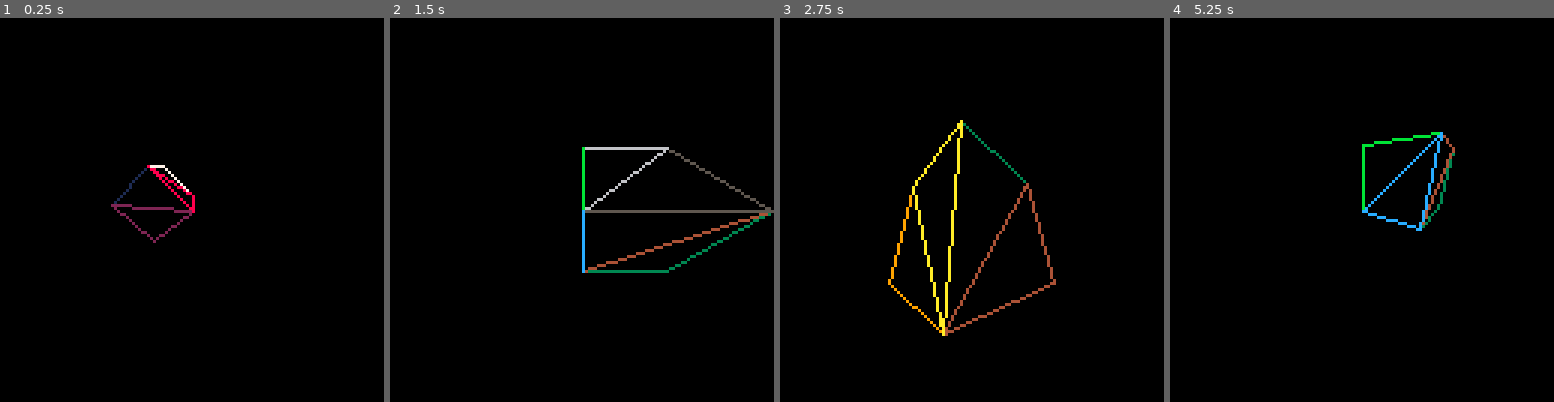
Above: before the commit, frames 1-4 (left to right).
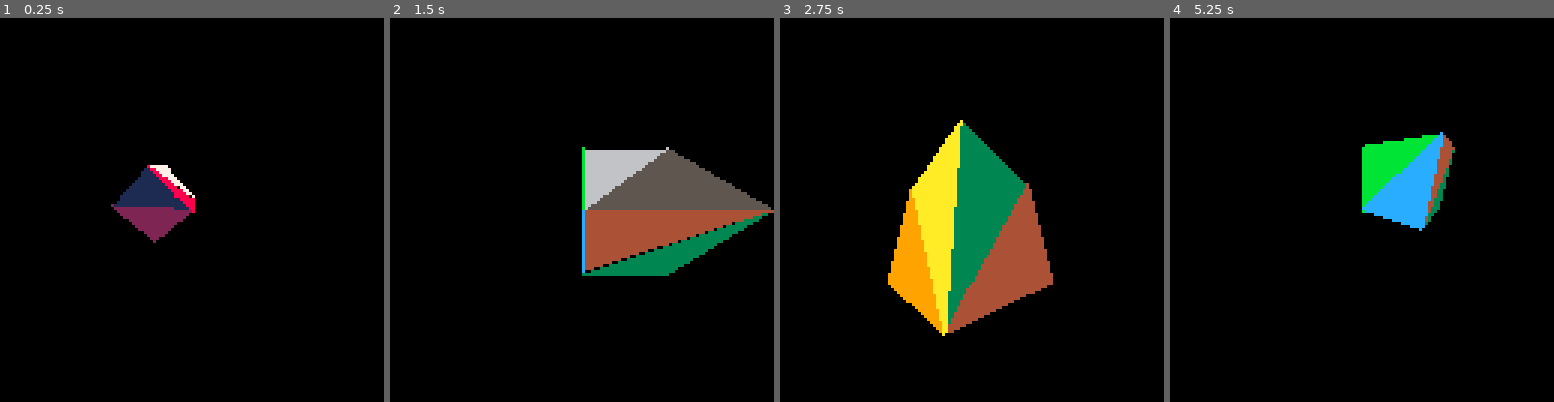
Above: after the commit, the same moments.

Repository: RicoP/picowiese
Game: PICO-8 cartridge 3d.p8
The game is run twice, just before and just after one commit, with the same random seed, the same clock (stepped at 60 frames per second) and the same inputs.
Inputs:
- Up to frame 1 (0.25 s): no input
- Up to frame 2 (1.5 s): no input
- Up to frame 3 (2.75 s): no input
- Up to frame 4 (5.25 s): no input

The runs differ from the first frame. In frame 1, 2.1% of the frame differs, in the area x 29-51%, y 38-58%; in frame 2, 11%; in frame 3, 14%, in the area x 28-72%, y 28-83%; in frame 4, 3.9%.

Commit message:
add graphics context and fix tri fill glitches

Diff:
--- a/3d.p8
+++ b/3d.p8
@@ -3,9 +3,14 @@
 __lua__
 --globals
 local cnear = .1
-local cfar  = 1000
+local cfar  = 100
 local cfov  = 60
 local frame = 0
+
+--graphics context
+local gcx = {
+ fill = true
+}
 
 --math
 function tan(a) return
@@ -170,11 +175,14 @@
 end
 
 function draw_tri(tri, c)
- --fill_tri(tri.p[3],tri.p[2],tri.p[1],c)
  color(c)
- line(tri.p[1].x,tri.p[1].y,tri.p[2].x,tri.p[2].y)
- line(tri.p[2].x,tri.p[2].y,tri.p[3].x,tri.p[3].y)
- line(tri.p[3].x,tri.p[3].y,tri.p[1].x,tri.p[1].y)
+ if gcx.fill then
+  fill_tri(tri.p[1],tri.p[2],tri.p[3])
+ else
+  line(tri.p[1].x,tri.p[1].y,tri.p[2].x,tri.p[2].y)
+  line(tri.p[2].x,tri.p[2].y,tri.p[3].x,tri.p[3].y)
+  line(tri.p[3].x,tri.p[3].y,tri.p[1].x,tri.p[1].y)
+ end
 end
 
 --http://www.sunshine2k.de/coding/java/trianglerasterization/trianglerasterization.html?source=post_page-----7acf535cd125----------------------
@@ -201,7 +209,7 @@
  local curx1 = v3x
  local curx2 = v3x
 
- local int scanliney = v3y
+ local scanliney = v3y
  while scanliney > v1y do
   line(curx1, scanliney, curx2, scanliney);
   curx1 -= invslope1
@@ -210,21 +218,25 @@
  end
 end
 
-function fill_tri(v1,v2,v3, c)
- color(c)
+function fill_tri(v1,v2,v3)
  --sort tris top to bottom
  if v1.y>v2.y then v1,v2=v2,v1 end
  if v2.y>v3.y then v2,v3=v3,v2 end
  if v1.y>v2.y then v1,v2=v2,v1 end
 
  local v4x=(v1.x+((v2.y-v1.y)/(v3.y-v1.y)) * (v3.x-v1.x))
- fill_tri_bot(v1.x,v1.y,v2.x,v2.y,v4x)
- fill_tri_top(v3.x,v3.y,v2.x,v2.y,v4x)
+ fill_tri_bot(v1.x,v1.y,v2.x,ceil(v2.y),v4x)
+ fill_tri_top(v3.x,v3.y,v2.x,flr(v2.y),v4x)
 end
 -->8
 local m = mesh()
 
+local shades = {0,1,2,3,13,4,11,7}
+
 function _init()
+ --print(peek(8/2 + 1))
+ --stop()
+
  m.tris = {
    --cube with clockwise ordered tris
    --south
@@ -314,8 +326,9 @@
   vec3_normalize(n)
 
   local pn = vec3_sub({},tri_trans.p[1], eye)
-
-  if vec3_dot(n,pn) > 0 then goto draw_tri_end end
+  local d = vec3_dot(n,pn)
+
+  if d > 0 then goto draw_tri_end end
 
   local tri_proj = triangle()
   vec3_mul(tri_proj.p[1],tri_trans.p[1],pmat)
@@ -352,7 +364,7 @@
 
 
 __gfx__
-00000000000000000000000000000000000000000000000000000000000000000000000000000000000000000000000000000000000000000000000000000000
+000000000123d4b70000000000000000000000000000000000000000000000000000000000000000000000000000000000000000000000000000000000000000
 00000000000000000000000000000000000000000000000000000000000000000000000000000000000000000000000000000000000000000000000000000000
 00700700000000000000000000000000000000000000000000000000000000000000000000000000000000000000000000000000000000000000000000000000
 00077000000000000000000000000000000000000000000000000000000000000000000000000000000000000000000000000000000000000000000000000000
